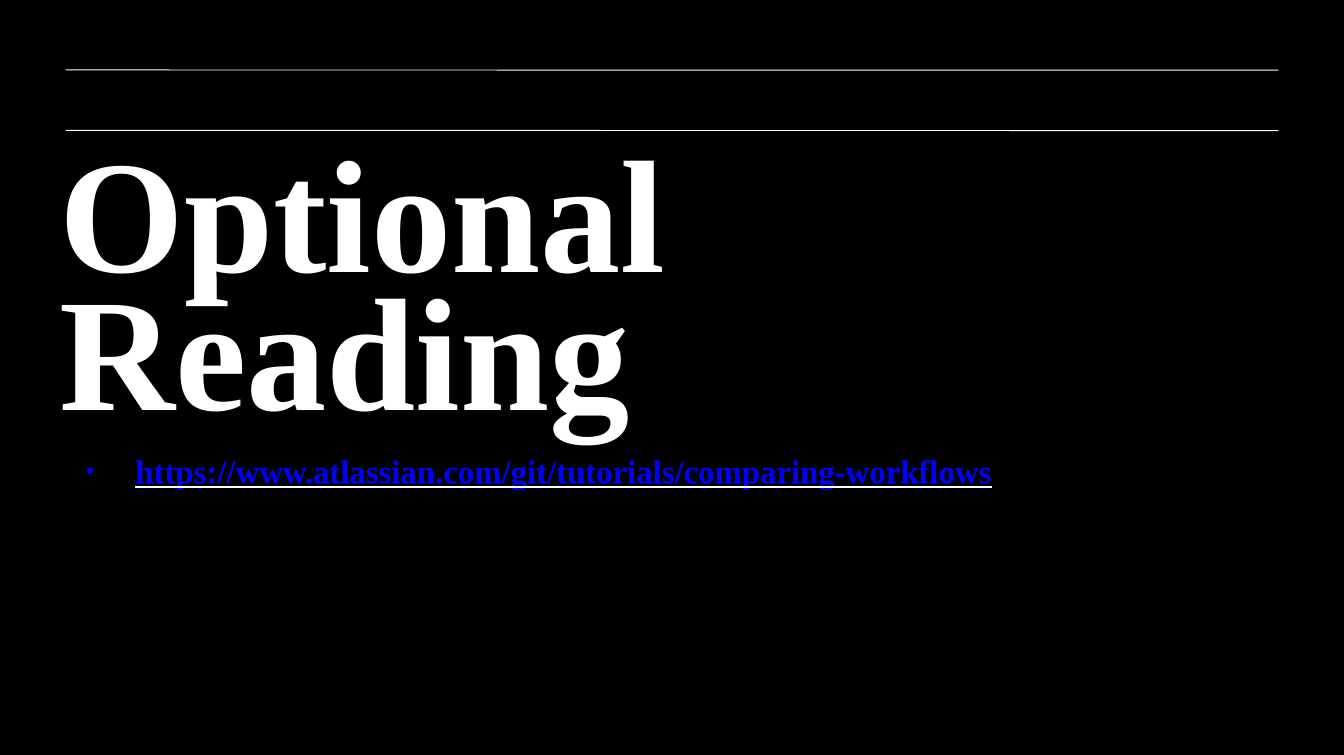
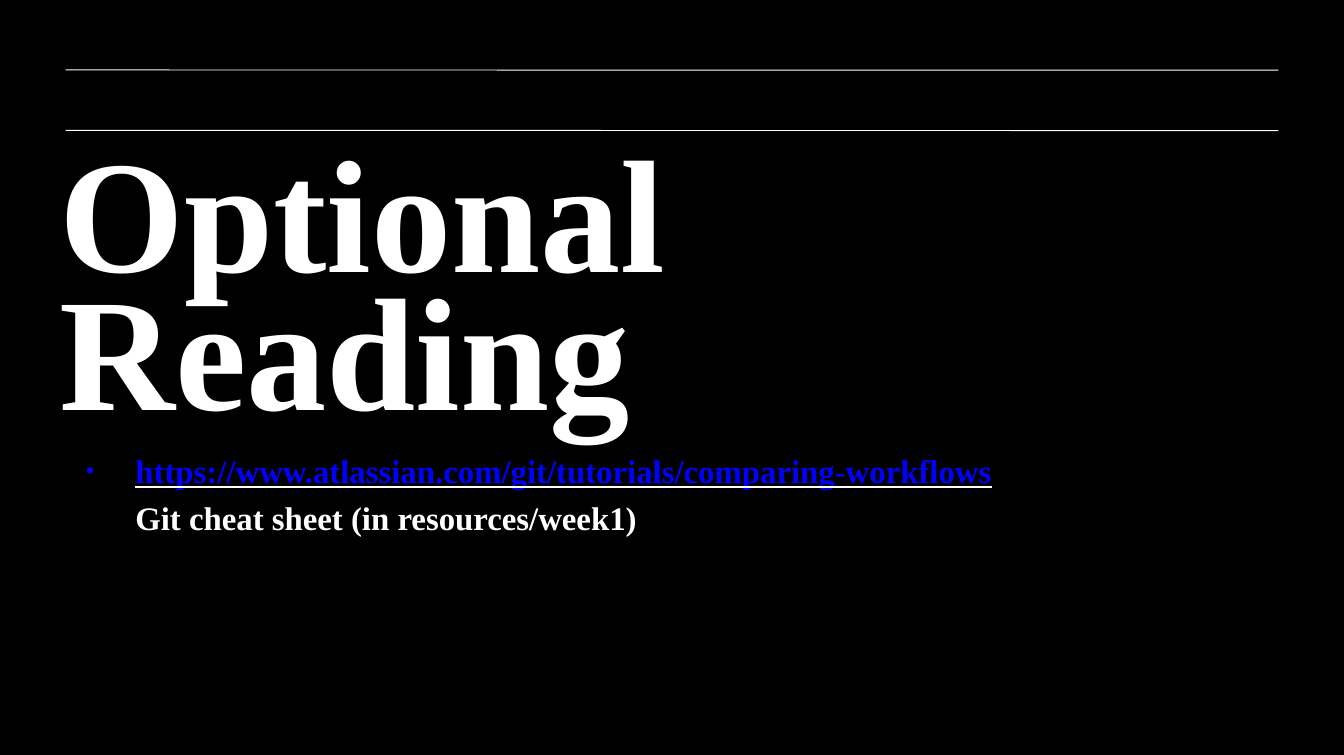
Before and after one commit to solresol/SYD_DAT_7, a slide deck: slide 25 of slides/Week1b - Git.pptx (slide 28 before the commit). Drawn at 1344x755 pixels with LibreOffice and Linux fonts; fonts in the diff are those of the drawing. Boxes give left, top, right and bottom in pixels: in the first picture for what was removed or moved away, otherwise in the second. Text is boxed around its words. In the diff, an @@ line names an element or a change of style, - is before the commit and + after.

Commit message:
Reference cheatsheet.

```diff
--- a/slides/Week1b - Git.pptx
+++ b/slides/Week1b - Git.pptx
@@ title at (135, 460, 991, 537): text changed @@
-• https://www.atlassian.com/git/tutorials/comparing-workflows
+• https://www.atlassian.com/git/tutorials/comparing-workflows
+  Git cheat sheet (in resources/week1)
```
Also in this commit, not shown: 3 slides removed.
